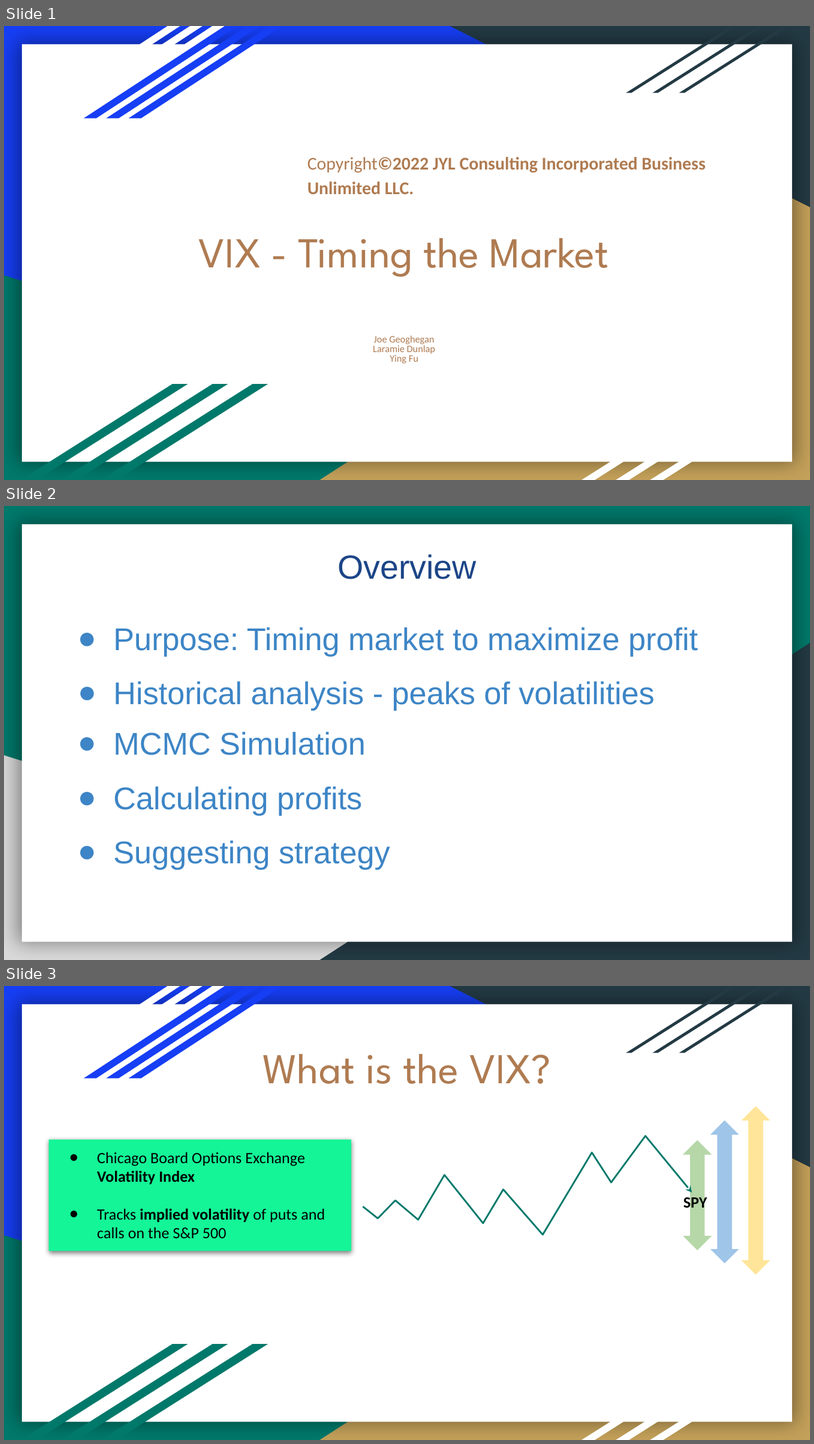
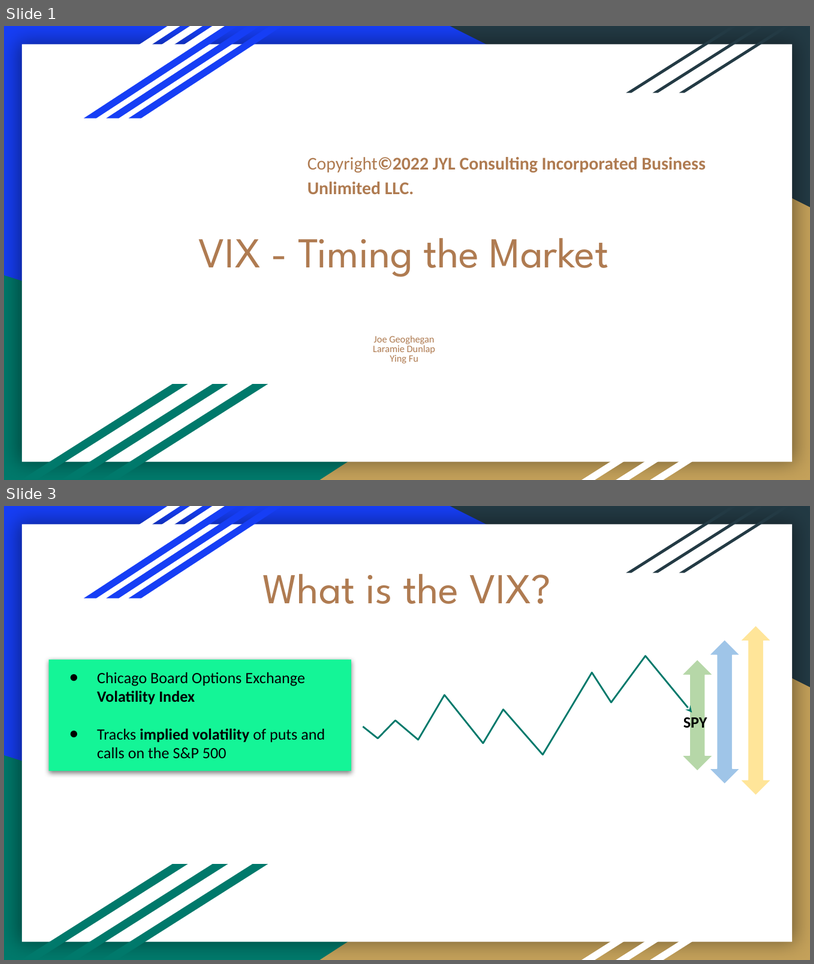
Before and after one commit to JoeHGeoghegan/VIX_Timing_The_Market, a slide deck: Presentation/Project 1.pptx. Shown one above the other, each under a label of ours: slides 1, 2 and 3 before the commit, slides 1 and 3 after it; the slides between them are not shown. The pictures are 814x1444 and 814x964 pixels, drawn with LibreOffice and Linux fonts; fonts in the diff are those of the drawing. Boxes give left, top, right and bottom in pixels: in the first picture for what was removed or moved away, otherwise in the second. Text is boxed around its words. In the diff, an @@ line names an element or a change of style, - is before the commit and + after.

```diff
--- a/Presentation/Project 1.pptx
+++ b/Presentation/Project 1.pptx
@@ slide 2 removed at (4, 506, 810, 960), background #00796B; not listed: 1 template element that a slide beside it also shows @@
@@ text removed at (338, 554, 476, 579) @@
-Overview
@@ text removed at (113, 627, 698, 656) @@
-● Purpose: Timing market to maximize profit
@@ right triangle removed at (320, 643, 810, 960) @@
@@ text removed at (113, 681, 654, 710) @@
-● Historical analysis - peaks of volatilities
@@ text removed at (113, 732, 366, 755) @@
-● MCMC Simulation
@@ right triangle removed at (4, 755, 654, 960) @@
@@ text removed at (113, 786, 362, 815) @@
-● Calculating profits
@@ text removed at (113, 840, 390, 869) @@
-● Suggesting strategy
```
Also in this commit, not shown: 1 slide changed, 1 slide added.
